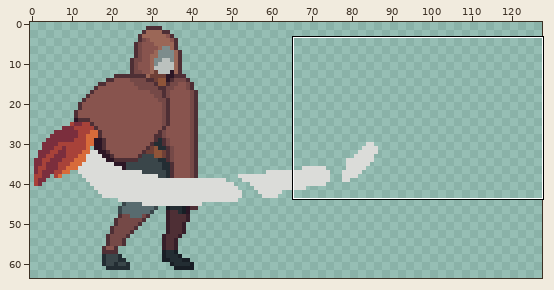
Pixel-art file: Personal_Roberto/ASEPRITE/1. Liora/Liora_Crab.aseprite. Above, an overview of the earlier version with the close-up marked.
Close-up. First the earlier version:
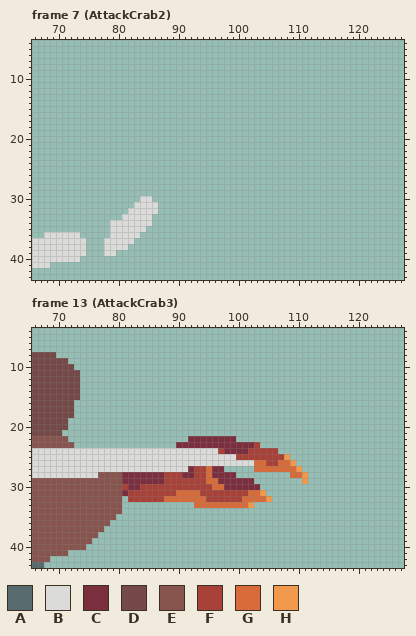
128x64 pixels, 28 frames. Shown: frame 7 (AttackCrab2): x 66..127, y 4..43; frame 13 (AttackCrab3): x 66..127, y 4..43. The commit also changed other frames or places, which this record leaves out.
Visible layers, top first: "Layer 3", "Layer 2", "Layer 1", "Capa", "Flattened".
Palette (. is transparent): A #586b6f  B #dbdcd9  C #7b2e3d  D #754947  E #88544e  F #a84239  G #d86b3a  H #f0984b
Pixels before, frame 7 (AttackCrab2) (only the part around the change), first column x 83:
 6 ..................................
 7 ..................................
 8 ..................................
 9 ..................................
10 ..................................
11 ..................................
12 ..................................
13 ..................................
14 ..................................
15 ..................................
16 ..................................
17 ..................................
18 ..................................
19 ..................................
20 ..................................
21 ..................................
22 ..................................
23 ..................................
24 ..................................
25 ..................................
26 ..................................
27 ..................................
28 ..................................
29 ..................................
30 .BB...............................
31 BBBB..............................
32 BBBB..............................
33 BBB...............................
34 BBB...............................
35 BB................................
36 B.................................
37 ..................................
38 ..................................
39 ..................................
40 ..................................
41 ..................................
42 ..................................
Pixels before, frame 13 (AttackCrab3) (only the part around the change), first column x 97:
 8 ...............................
 9 ...............................
10 ...............................
11 ...............................
12 ...............................
13 ...............................
14 ...............................
15 ...............................
16 ...............................
17 ...............................
18 ...............................
19 ...............................
20 ...............................
21 ...............................
22 CCC............................
23 CCCCCCF........................
24 FCCCCFFFFF.....................
25 BBBFFFFFFFFH...................
26 BBBBBBGGFFGGH..................
27 C.....GGGGGGGH.................
28 CCC.........GGH................
29 CCCCCC........H................
30 GCCCCCC........................
31 FFFFFGGH.......................
32 FFFFGGGGH......................
33 GGGGGH.........................
34 ...............................
35 ...............................
36 ...............................
37 ...............................
38 ...............................
39 ...............................
40 ...............................
41 ...............................
42 ...............................
43 ...............................
After the commit:
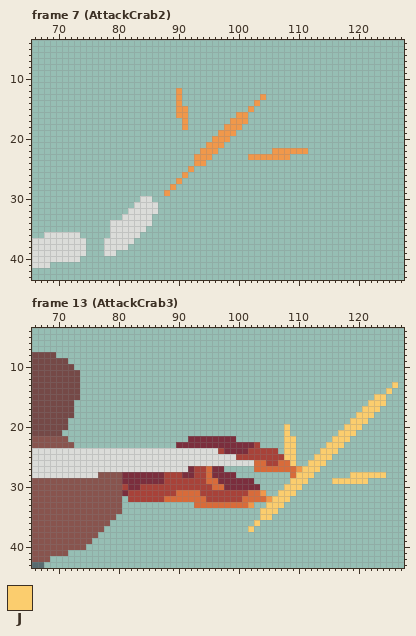
Colours new in this view: J #fbcd6e
Changes in this commit:
layer "Layer 4" added
Frame 7 (AttackCrab2), layer "Layer 4":
y 12: x 90 . -> H
y 13: x 90 . -> H; x 104 . -> H
y 14: x 90 . -> H; x 103 . -> H
y 15: x 90..91 .. -> HH; x 102 . -> H
y 16: x 90..91 .. -> HH; x 100..101 .. -> HH
y 17: x 91 . -> H; x 99..101 ... -> HHH
y 18: x 91 . -> H; x 98..100 ... -> HHH
y 19: x 97..99 ... -> HHH
y 20: x 96..98 ... -> HHH
y 21: x 95..97 ... -> HHH
y 22: x 94..96 ... -> HHH; x 106..111 ...... -> HHHHHH
y 23: x 93..95 ... -> HHH; x 102..108 ....... -> HHHHHHH
y 24: x 93..94 .. -> HH
y 25: x 92 . -> H
y 26: x 91 . -> H
y 27: x 90 . -> H
y 28: x 89 . -> H
y 29: x 88 . -> H
Frame 13 (AttackCrab3), layer "Layer 4":
y 13: x 126 . -> J
y 14: x 125 . -> J
y 15: x 123..124 .. -> JJ
y 16: x 122..124 ... -> JJJ
y 17: x 121..123 ... -> JJJ
y 18: x 120..122 ... -> JJJ
y 19: x 119..121 ... -> JJJ
y 20: x 108 . -> J; x 118..120 ... -> JJJ
y 21: x 108 . -> J; x 117..119 ... -> JJJ
y 22: x 108..109 .. -> JJ; x 116..118 ... -> JJJ
y 23: x 108..109 .. -> JJ; x 115..117 ... -> JJJ
y 24: x 108..109 .. -> JJ; x 114..116 ... -> JJJ
y 25: x 108..109 H. -> JJ; x 113..115 ... -> JJJ
y 26: x 109 H -> J; x 112..114 ... -> JJJ
y 27: x 111..113 ... -> JJJ
y 28: x 110..112 GH. -> JJJ; x 119..124 ...... -> JJJJJJ
y 29: x 109..111 ..H -> JJJ; x 116..121 ...... -> JJJJJJ
y 30: x 108..110 ... -> JJJ
y 31: x 107..109 ... -> JJJ
y 32: x 106..108 ... -> JJJ
y 33: x 105..107 ... -> JJJ
y 34: x 104..106 ... -> JJJ
y 35: x 104..105 .. -> JJ
y 36: x 103 . -> J
y 37: x 102 . -> J
Changed places in both close-ups, as pixel boxes (x1, y1, x2, y2):
added: (164, 88, 308, 196)
changed: (248, 382, 398, 532)
